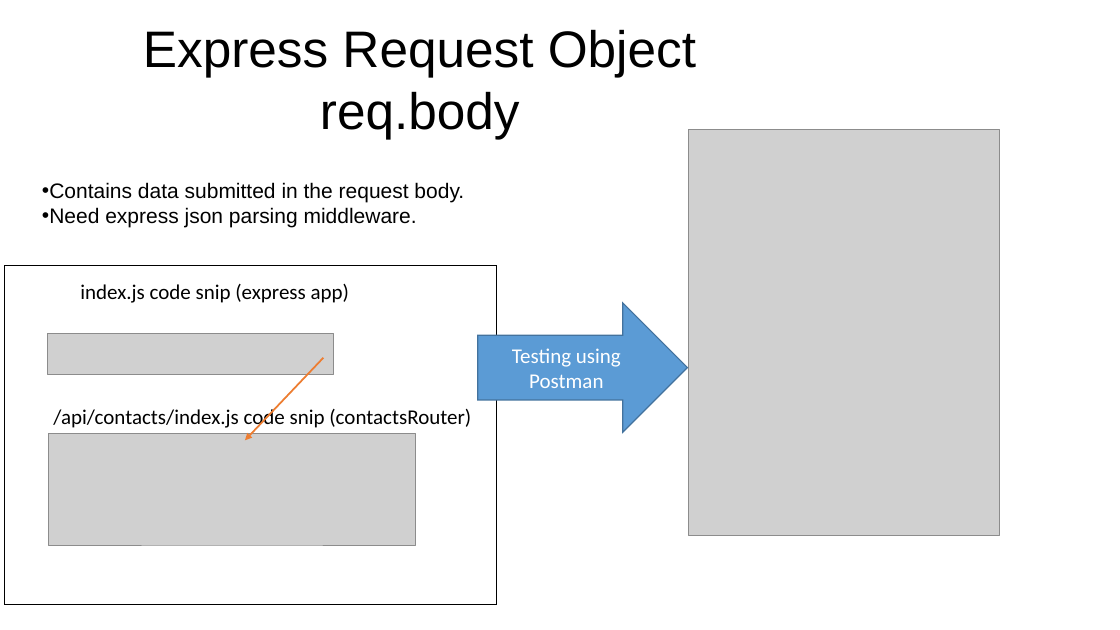
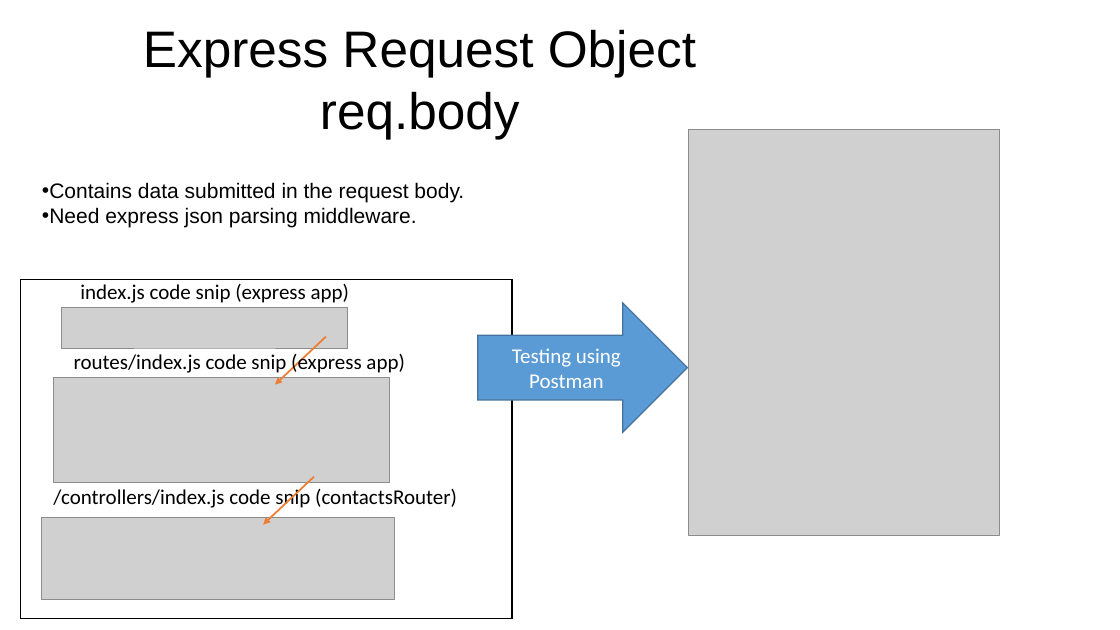
Before and after one commit to diarmuidoconnor/ewd-module-2025, a slide deck: slide 14 of topic09/talk-1/express apis.pptx (slide 15 before the commit). Drawn at 1120x630 pixels with LibreOffice and Linux fonts; fonts in the diff are those of the drawing; grey boxes stand for pictures. Boxes give left, top, right and bottom in pixels: in the first picture for what was removed or moved away, otherwise in the second. Text is boxed around its words. In the diff, an @@ line names an element or a change of style, - is before the commit and + after.

```diff
--- a/topic09/talk-1/express apis.pptx
+++ b/topic09/talk-1/express apis.pptx
@@ rectangle: place and size @@
-rectangle at (5, 266, 497, 605)
+rectangle at (21, 279, 513, 618)
@@ picture: place and size @@
-picture at (48, 334, 334, 374)
+picture at (61, 308, 348, 348)
@@ text added at (74, 351, 404, 375), 18 pt, text #000000 @@
+routes/index.js code snip (express app)
@@ arrow moved from (323, 358) - (245, 440) to (326, 337) - (275, 385) @@
@@ picture added at (54, 377, 390, 482) @@
@@ picture removed at (49, 433, 415, 544) @@
@@ arrow added from (314, 476) to (263, 524), #ED7D31 1.5 pt @@
@@ text at (53, 486, 457, 510): text changed @@
-/api/contacts/index.js code snip (contactsRouter)
+/controllers/index.js code snip (contactsRouter)
@@ picture added at (41, 518, 395, 599) @@
```
Also in this commit, not shown: 3 other slides changed, 1 slide removed, 5 other files.
